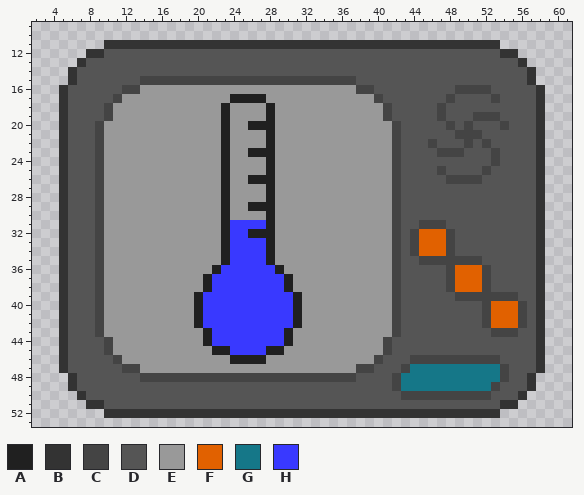
File history of a pixel-art sprite, assets/minecraft/textures/galaxy/upgrade_cooling_lv3.png. This is how it looked before the edit.
The file is 64x64 pixels. Colours within 5 levels of each other are drawn and written as one. Shown: x 2..61, y 9..53.
Palette (. is transparent): A #202020  B #333333  C #444444  D #555555  E #999999  F #e16100  G #157788  H #3939ff
Pixels before (only the part around the change), first column x 2:
 9 ............................................................
10 ............................................................
11 ........BBBBBBBBBBBBBBBBBBBBBBBBBBBBBBBBBBBBBBBBBBBB........
12 ......BBDDDDDDDDDDDDDDDDDDDDDDDDDDDDDDDDDDDDDDDDDDDDBB......
13 .....BDDDDDDDDDDDDDDDDDDDDDDDDDDDDDDDDDDDDDDDDDDDDDDDDB.....
14 ....BDDDDDDDDDDDDDDDDDDDDDDDDDDDDDDDDDDDDDDDDDDDDDDDDDDB....
15 ....BDDDDDDDCCCCCCCCCCCCCCCCCCCCCCCCDDDDDDDDDDDDDDDDDDDB....
16 ...BDDDDDDCCEEEEEEEEEEEEEEEEEEEEEEEECCDDDDDDDDDCCCCDDDDDB...
17 ...BDDDDDCEEEEEEEEEEEEAAAAEEEEEEEEEEEECDDDDDDDCDDDDCDDDDB...
18 ...BDDDDCEEEEEEEEEEEEAEEEEAEEEEEEEEEEEECDDDDDCDDDDDDDDDDB...
19 ...BDDDDCEEEEEEEEEEEEAEEEEAEEEEEEEEEEEECDDDDDCDDDCCCDDDDB...
20 ...BDDDCEEEEEEEEEEEEEAEEAAAEEEEEEEEEEEEECDDDDDCDCDDDCDDDB...
21 ...BDDDCEEEEEEEEEEEEEAEEEEAEEEEEEEEEEEEECDDDDDDCCCDDDDDDB...
22 ...BDDDCEEEEEEEEEEEEEAEEEEAEEEEEEEEEEEEECDDDCDDDCDCDDDDDB...
23 ...BDDDCEEEEEEEEEEEEEAEEAAAEEEEEEEEEEEEECDDDDCCCDDDCDDDDB...
24 ...BDDDCEEEEEEEEEEEEEAEEEEAEEEEEEEEEEEEECDDDDDDDDDDCDDDDB...
25 ...BDDDCEEEEEEEEEEEEEAEEEEAEEEEEEEEEEEEECDDDDCDDDDCDDDDDB...
26 ...BDDDCEEEEEEEEEEEEEAEEAAAEEEEEEEEEEEEECDDDDDCCCCDDDDDDB...
27 ...BDDDCEEEEEEEEEEEEEAEEEEAEEEEEEEEEEEEECDDDDDDDDDDDDDDDB...
28 ...BDDDCEEEEEEEEEEEEEAEEEEAEEEEEEEEEEEEECDDDDDDDDDDDDDDDB...
29 ...BDDDCEEEEEEEEEEEEEAEEAAAEEEEEEEEEEEEECDDDDDDDDDDDDDDDB...
30 ...BDDDCEEEEEEEEEEEEEAEEEEAEEEEEEEEEEEEECDDDDDDDDDDDDDDDB...
31 ...BDDDCEEEEEEEEEEEEEAHHHHAEEEEEEEEEEEEECDDCCCDDDDDDDDDDB...
32 ...BDDDCEEEEEEEEEEEEEAHHAAAEEEEEEEEEEEEECDCFFFCDDDDDDDDDB...
33 ...BDDDCEEEEEEEEEEEEEAHHHHAEEEEEEEEEEEEECDCFFFCDDDDDDDDDB...
34 ...BDDDCEEEEEEEEEEEEEAHHHHAEEEEEEEEEEEEECDCFFFCDDDDDDDDDB...
35 ...BDDDCEEEEEEEEEEEEEAHHHHAEEEEEEEEEEEEECDDCCCCCCCDDDDDDB...
36 ...BDDDCEEEEEEEEEEEEAHHHHHHAEEEEEEEEEEEECDDDDDCFFFCDDDDDB...
37 ...BDDDCEEEEEEEEEEEAHHHHHHHHAEEEEEEEEEEECDDDDDCFFFCDDDDDB...
38 ...BDDDCEEEEEEEEEEEAHHHHHHHHAEEEEEEEEEEECDDDDDCFFFCDDDDDB...
39 ...BDDDCEEEEEEEEEEAHHHHHHHHHHAEEEEEEEEEECDDDDDDCCCCCCCDDB...
40 ...BDDDCEEEEEEEEEEAHHHHHHHHHHAEEEEEEEEEECDDDDDDDDDCFFFCDB...
41 ...BDDDCEEEEEEEEEEAHHHHHHHHHHAEEEEEEEEEECDDDDDDDDDCFFFCDB...
42 ...BDDDCEEEEEEEEEEAHHHHHHHHHHAEEEEEEEEEECDDDDDDDDDCFFFCDB...
43 ...BDDDCEEEEEEEEEEEAHHHHHHHHAEEEEEEEEEEECDDDDDDDDDDCCCDDB...
44 ...BDDDDCEEEEEEEEEEAHHHHHHHHAEEEEEEEEEECDDDDDDDDDDDDDDDDB...
45 ...BDDDDCEEEEEEEEEEEAAHHHHAAEEEEEEEEEEECDDDDDDDDDDDDDDDDB...
46 ...BDDDDDCEEEEEEEEEEEEAAAAEEEEEEEEEEEECDDDCCCCCCCCCCDDDDB...
47 ...BDDDDDDCCEEEEEEEEEEEEEEEEEEEEEEEECCDDDCGGGGGGGGGGCDDDB...
48 ....BDDDDDDDCCCCCCCCCCCCCCCCCCCCCCCCDDDDCGGGGGGGGGGGCDDB....
49 ....BDDDDDDDDDDDDDDDDDDDDDDDDDDDDDDDDDDDCGGGGGGGGGGCDDDB....
50 .....BDDDDDDDDDDDDDDDDDDDDDDDDDDDDDDDDDDDCCCCCCCCCCDDDB.....
51 ......BBDDDDDDDDDDDDDDDDDDDDDDDDDDDDDDDDDDDDDDDDDDDDBB......
52 ........BBBBBBBBBBBBBBBBBBBBBBBBBBBBBBBBBBBBBBBBBBBB........
53 ............................................................
New version:
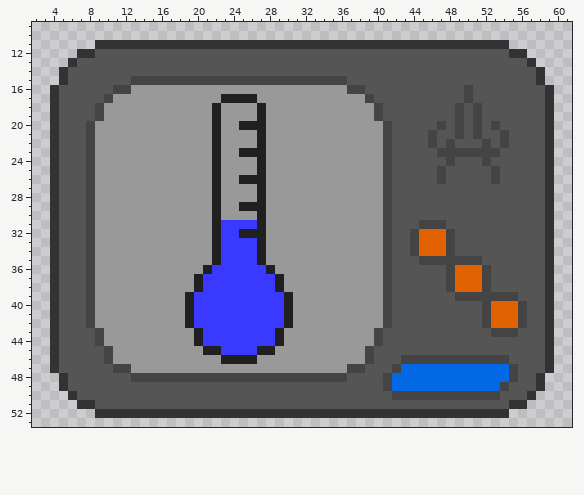
Diff:
colour G: #157788 -> #0368e4
Changed rows in their new state; - is a pixel that keeps its letter.
first column x 4:
11 -----B--------------------------------------------B-----
12 ---B-D--------------------------------------------D-B---
13 --BD------------------------------------------------DB--
14 -BD--------------------------------------------------DB-
15 -BD------C-----------------------D-------------------DB-
16 BD-----C-E-----------------------C-D---------D-DD-----DB
17 BD----CE-----------A---E-----------CD-------D-C--D----DB
18 BD---CE-----------AE---AE-----------CD-----D-C-C------DB
19 BD---CE-----------AE---AE-----------CD-----D-C--DD----DB
20 BD--CE------------AE-A--E------------CD----CDCDC-CD---DB
21 BD--CE------------AE---AE------------CD---C---D---C---DB
22 BD--CE------------AE---AE------------CD-----C-D---C---DB
23 BD--CE------------AE-A--E------------CD-------CCC-----DB
24 BD--CE------------AE---AE------------CD-----C---CD----DB
25 BD--CE------------AE---AE------------CD---------DC----DB
26 BD--CE------------AE-A--E------------CD----CDDDD-C----DB
27 BD--CE------------AE---AE------------CD---------------DB
28 BD--CE------------AE---AE------------CD---------------DB
29 BD--CE------------AE-A--E------------CD---------------DB
30 BD--CE------------AE---AE------------CD---------------DB
31 BD--CE------------AH---AE------------CD---------------DB
32 BD--CE------------AH-A--E------------CD---------------DB
33 BD--CE------------AH---AE------------CD---------------DB
34 BD--CE------------AH---AE------------CD---------------DB
35 BD--CE------------AH---AE------------CD---------------DB
36 BD--CE-----------AH-----AE-----------CD---------------DB
37 BD--CE----------AH-------AE----------CD---------------DB
38 BD--CE----------AH-------AE----------CD---------------DB
39 BD--CE---------AH---------AE---------CD---------------DB
40 BD--CE---------AH---------AE---------CD---------------DB
41 BD--CE---------AH---------AE---------CD---------------DB
42 BD--CE---------AH---------AE---------CD---------------DB
43 BD--------------AH-------AE---------CDD---------------DB
44 BD---CE---------AH-------AE---------CD----------------DB
45 BD---------------A-H---A-E---------CDD----------------DB
46 BD----CE-----------A---E-----------CD--C----------C---DB
47 BD-----C-E-----------------------C-D--CG----------GC--DB
48 -BD------C-----------------------D---CG-----------GC-DB-
49 -BD----------------------------------CG----------GC--DB-
50 --BD----------------------------------C----------C--DB--
51 ---B-D--------------------------------------------D-B---
52 -----B--------------------------------------------B-----
Changed places in both pictures, as pixel boxes (x1, y1, x2, y2):
changed: (50, 40, 140, 418)
changed: (347, 40, 554, 418)
changed: (185, 94, 302, 364)
